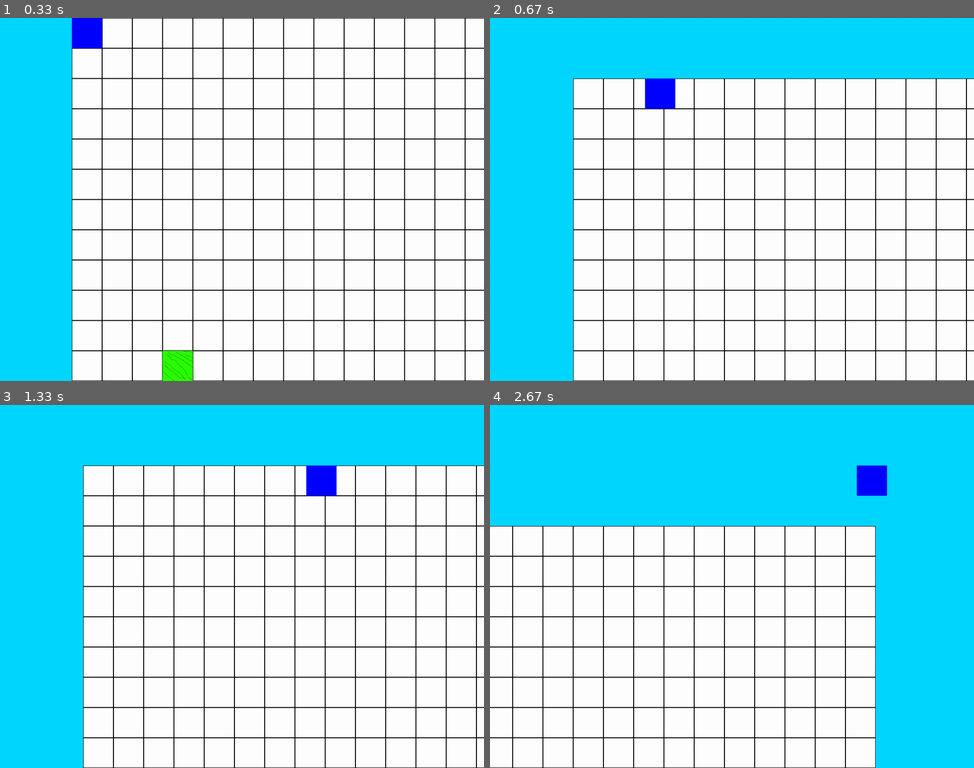
Above: before the commit, frames 1-4 (two rows, left to right).
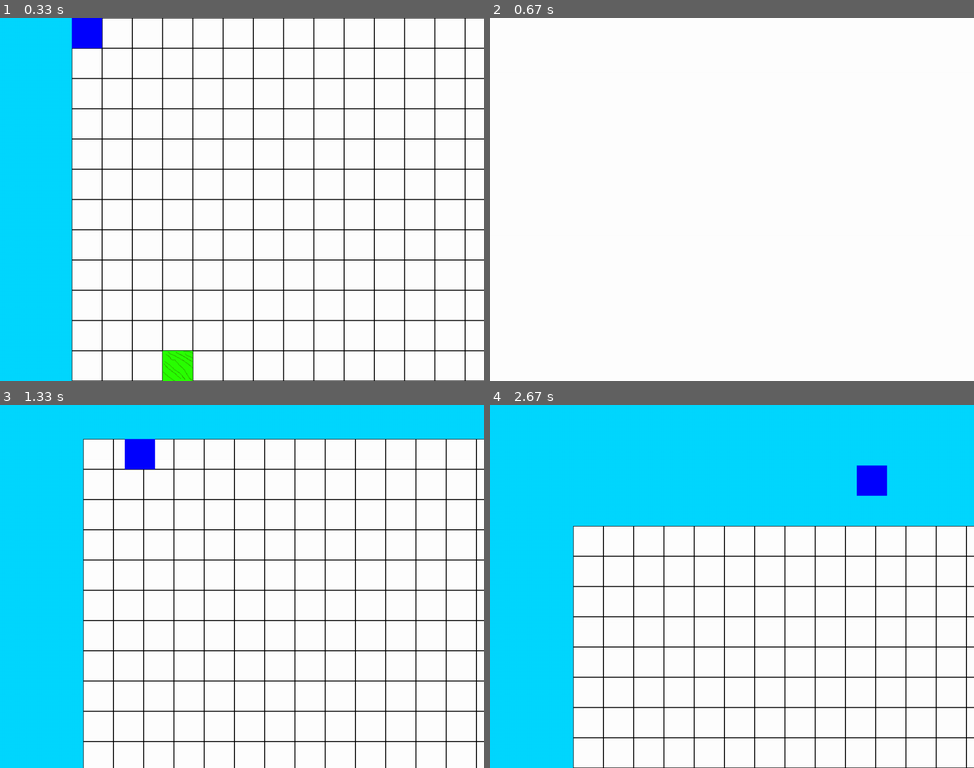
Above: after the commit, the same moments.

Repository: JonGift/Pygame-Rpg
Game: pygame game, started from main.py
Same seed, same stepped clock (60 frames per second), same inputs: the game is played once before the commit and once after it.
Inputs:
- Up to frame 1 (0.33 s): no input
- Up to frame 2 (0.67 s): hold P from 0.33 s (still down); hold Right from 0.33 s (still down)
- Up to frame 3 (1.33 s): release P at 0.8 s; release Right at 0.8 s; hold P 0.83-1.3 s; hold Right 0.83-1.3 s
- Up to frame 4 (2.67 s): hold Right 1.33-1.8 s; hold Up 1.83-2.13 s; hold Right 2.17-2.63 s

Frame 1 is identical in both runs. In frame 2, 38% of the frame differs, in the area x 0-100%, y 0-100%; in frame 3, 13%; in frame 4, 25%.

Commit message:
Moved things to constants and almost finished pause function

Diff:
--- a/constants.py
+++ b/constants.py
@@ -1,6 +1,10 @@
 """
 Global constants
 """
+import pygame
+
+# Sets clock function
+clock = pygame.time.Clock()
 
 # Colors
 BLACK    = (   0,   0,   0)
@@ -27,6 +31,8 @@
 SCREEN_WIDTH  = 1024
 SCREEN_HEIGHT = 768
 
+display_surface = pygame.display.set_mode((SCREEN_WIDTH, SCREEN_HEIGHT))
+
 #Tile size
 TILE_SIZE = 64
 
--- a/main.py
+++ b/main.py
@@ -7,9 +7,7 @@
 import dungeons
 import camera
 
-clock = pygame.time.Clock()
 pygame.init()
-display_surface = pygame.display.set_mode((constants.SCREEN_WIDTH, constants.SCREEN_HEIGHT))
 pygame.display.set_caption('An rpg')
 temp = dungeons.generate_dungeon(16,12)
 background = pygame.image.load('img/empty_space.png')
@@ -18,7 +16,7 @@
 
 player = player.Player()
 while not done:
-    display_surface.blit(background, (0,0))
+    constants.display_surface.blit(background, (0,0))
 
     camera.camera_movement(camera.camera(player, temp), player, temp)
 
@@ -35,6 +33,8 @@
                 player.move("up")
             elif event.key == pygame.K_DOWN:
                 player.move("down")
+            elif event.key == pygame.K_p:
+                menus.pause()
             elif event.key == pygame.K_w:
                 done = True
 
@@ -48,9 +48,9 @@
             elif event.key == pygame.K_DOWN:
                 player.stop("down")
 
-    temp.update(display_surface)
+    temp.update(constants.display_surface)
     player.update()
-    clock.tick(constants.FPS)
+    constants.clock.tick(constants.FPS)
     pygame.display.update()
 
 pygame.quit()
--- a/menus.py
+++ b/menus.py
@@ -1 +1,25 @@
 # This is where all menus and info screens will go
+import constants
+import pygame
+
+def pause():
+    paused = True
+
+    while paused:
+        print("Paused")
+
+        for event in pygame.event.get():
+            if event.type == pygame.QUIT:
+                pygame.quit()
+                quit()
+
+            if event.type == pygame.KEYDOWN:
+                if event.key == pygame.K_p:
+                    paused = False
+
+                elif event.key == pygame.K_q:
+                    pygame.quit()
+                    quit()
+
+        constants.display_surface.fill(constants.WHITE)
+        constants.clock.tick(5)
--- a/player.py
+++ b/player.py
@@ -1,7 +1,6 @@
 import constants
 import pygame
 
-display_surface = pygame.display.set_mode((constants.SCREEN_WIDTH, constants.SCREEN_HEIGHT))
 
 #Appears the move function is still getting stuck if you quickly double tap or triple tap the key.
 class Player():
@@ -96,7 +95,7 @@
 
 
     def draw(self):
-        display_surface.blit(self.sprite, (self.x_pos, self.y_pos))
+        constants.display_surface.blit(self.sprite, (self.x_pos, self.y_pos))
 
     def update(self):
         if self.move_delay == 1 or self.finish_move == 1:
